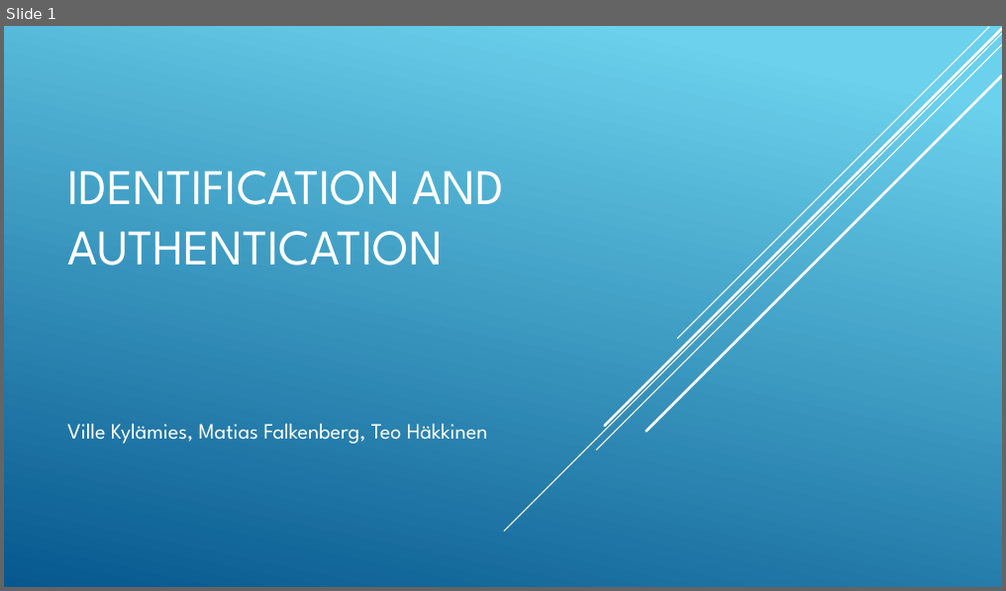
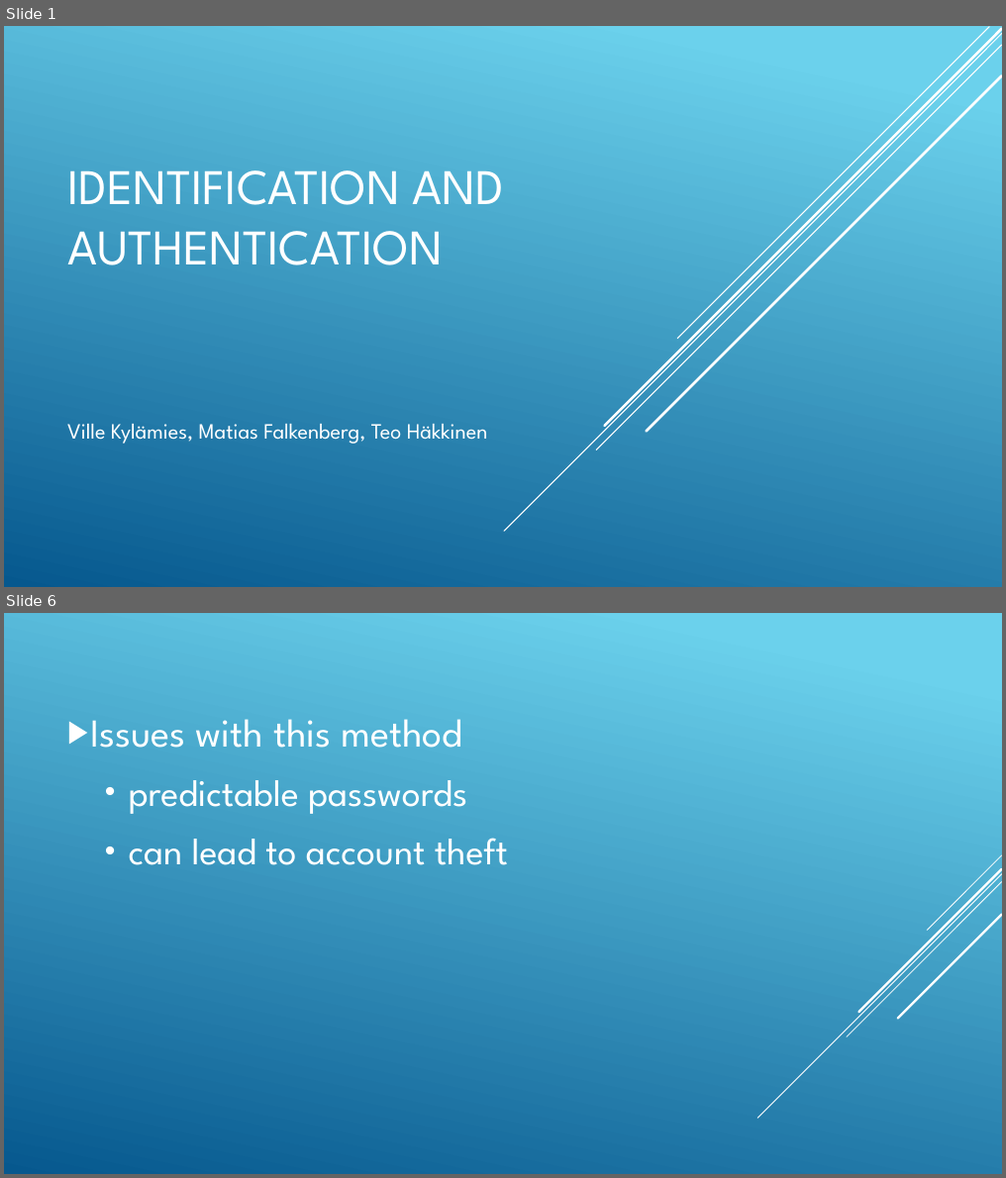
Before and after one commit to Kylisville/Repository-of-Kylis, a slide deck: Identification and authentication.pptx. Shown one above the other, each under a label of ours: slide 1 before the commit, slides 1 and 6 after it; the slides between them are not shown. The pictures are 1006x591 and 1006x1178 pixels, drawn with LibreOffice and Linux fonts; fonts in the diff are those of the drawing. Boxes give left, top, right and bottom in pixels: in the first picture for what was removed or moved away, otherwise in the second. Text is boxed around its words. In the diff, an @@ line names an element or a change of style, - is before the commit and + after.

```diff
--- a/Identification and authentication.pptx
+++ b/Identification and authentication.pptx
@@ slide 6 added at [4, 613, 1002, 1174], background gradient #6ED2EB to #06588E @@
@@ text added at [91, 719, 508, 865], 36 pt, text #FFFFFF @@
+▶ Issues with this method
+  • predictable passwords
+  • can lead to account theft
@@ group added at [757, 856, 1002, 1118]: 5 lines @@
```
Also in this commit, not shown: 2 slides changed, 7 other slides added.
